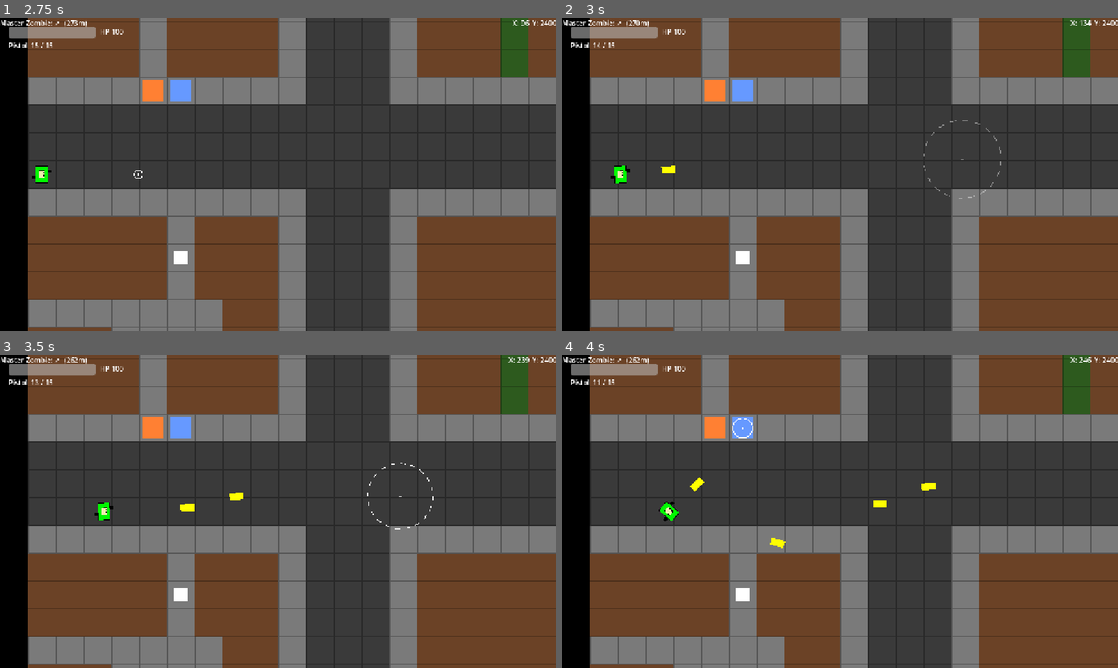
Above: before the commit, frames 1-4 (two rows, left to right).
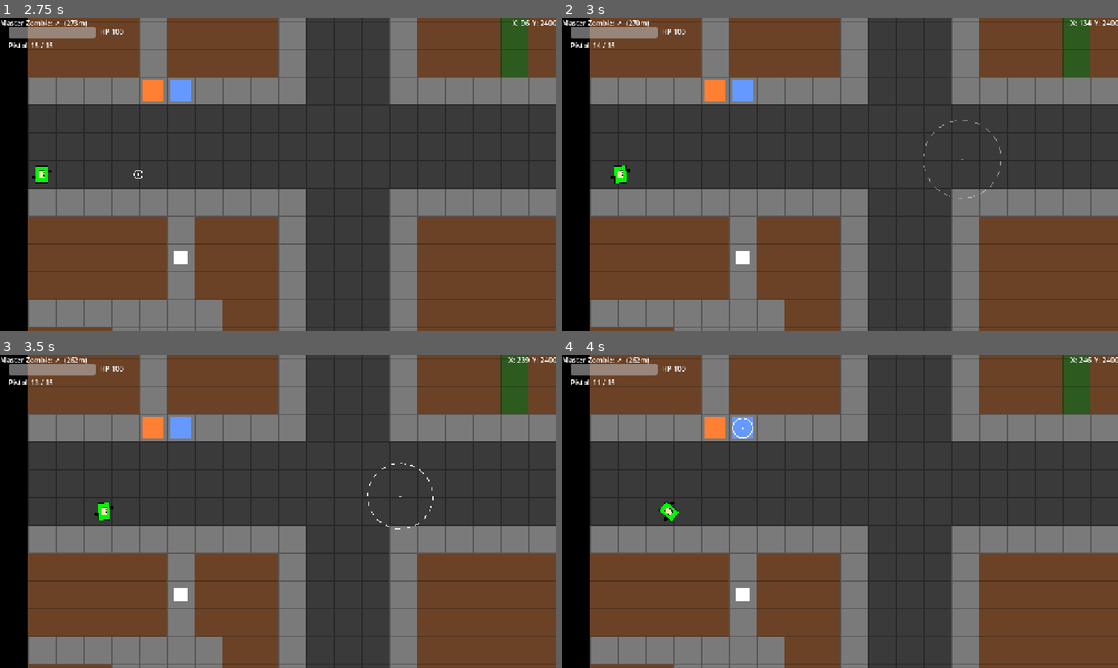
Above: after the commit, the same moments.

Repository: MKBSP/Zombie-game
Game: Godot game, scene res://scenes/ui/main_menu.tscn
The game is run twice, just before and just after one commit, with the same random seed, the same clock (stepped at 60 frames per second) and the same inputs.
Inputs (mouse positions are in pixels of both pictures, inside the frame that each line leads up to):
- Up to frame 1 (2.75 s): click "PLAY" at 0.5 s; click "SINGLE PLAYER" at 1.25 s; click "HUMAN (shooter)" at 2 s
- Up to frame 2 (3 s): tap Enter (ui_accept) at 2.75 s; move the mouse to (962, 158) at 2.77 s; hold D (move_right) from 2.78 s (still down); hold Down (cam_down) from 2.78 s (still down); click (962, 158) at 2.92 s
- Up to frame 3 (3.5 s): keep holding D (move_right); keep holding Down (cam_down); tap Enter (ui_accept) at 3.02 s
- Up to frame 4 (4 s): release D (move_right) at 3.5 s; release Down (cam_down) at 3.5 s; drag from (728, 527) to (739, 426) at 3.52 s

Frame 1 is identical in both runs. In frame 2, less than 0.1% of the frame differs, in the area x 17-21%, y 47-50%; in frame 3, 0.1%; in frame 4, 0.2%, in the area x 23-68%, y 39-62%.
Error after the commit: Parse Error: Identifier "Balance" not declared in the current scope. (res://scenes/bullet/bullet.gd:19)

Commit message:
feat(headshot): center-mass crit damage on zombies (4x, range-scaled)
Co-Authored-By: Claude Opus 4.8 <noreply@anthropic.com>

Diff:
--- a/scenes/bullet/bullet.gd
+++ b/scenes/bullet/bullet.gd
@@ -16,6 +16,7 @@
 	# Simulation (movement, collisions, despawn) is server-only; clients just
 	# render the synced position. Server queue_free despawns replicas too.
 	set_physics_process(multiplayer.is_server())
+	lifetime = Balance.BULLET.lifetime  # damage/speed are set per-weapon by Weapons.fire()
 	if origin == Vector2.ZERO:
 		origin = global_position
 	if multiplayer.is_server():
@@ -40,9 +41,12 @@
 		# Never hit the shooter (bullets spawn near its body)
 		return
 	if body.is_in_group("zombies"):
-		# Deal damage to the zombie
+		# Center-mass crit: 4x when the shot's path threads the zombie's core.
+		var dmg := _damage_for_hit()
+		if AimModel.is_headshot(origin, direction, body.global_position, Balance.HEADSHOT.radius_px):
+			dmg *= Balance.HEADSHOT.mult
 		if body.has_method("take_damage"):
-			body.take_damage(_damage_for_hit())
+			body.take_damage(dmg)
 		queue_free()
 	elif body.is_in_group("npcs"):
 		# Deal damage to the NPC
--- /dev/null
+++ b/scripts/balance.gd
@@ -0,0 +1,108 @@
+extends Node
+
+## ============================================================================
+##  BALANCE — single source of truth for every gameplay tuning value.
+##  Edit a number here, then run. Read elsewhere as e.g. Balance.ZOMBIE.speed.
+##  The visual aim ring and the real bullet spread both pull the same weapon
+##  numbers below, so they always stay coupled.
+##  (Structural things — fog state enums, group names, HUD bar pixel sizes —
+##   intentionally stay in their own files.)
+## ============================================================================
+
+# --- Player ----------------------------------------------------------------
+const SHOOTER := {
+	speed = 210.0,
+	max_hp = 100,
+	contact_dps = 12.0,            # legacy field on the shooter
+	focus_time = 5.0,             # seconds of held still-aim for full focus
+	aim_shrink_tau = 0.3,         # ring shrink easing time constant
+	pistol_dmg_ref = 35.0,        # damage unit used to scale recoil recovery
+	injured_hp_frac = 0.5,        # below this fraction of max hp -> "badly hurt"
+	recoil_initial = 0.5,         # spread debuff added on each shot
+	recoil_recover_factor = 2.0,  # seconds-per-damage-unit to recover recoil
+	debuff_running = 0.20,        # aim spread while moving
+	debuff_hurt = 0.40,           # aim spread below injured_hp_frac hp
+	debuff_injured = 0.20,        # aim spread when below max hp but not badly hurt
+}
+
+# --- Zombies (variant chosen by group in zombie.gd) ------------------------
+const ZOMBIE := { speed = 85.0,  max_hp = 150, contact_dps = 12.0, vision = 2, contact_px = 38.0, scale = 1.0 }
+const FAST   := { speed = 150.0, max_hp = 150, contact_dps = 18.0, vision = 2, contact_px = 38.0, scale = 1.0 }
+const FAT    := { speed = 76.5,  max_hp = 750, contact_dps = 60.0, vision = 2, contact_px = 38.0, scale = 1.5 }
+const MASTER := { speed = 60.0,  max_hp = 450, contact_dps = 12.0, vision = 3, contact_px = 48.0, scale = 1.8 }
+
+# --- NPC -------------------------------------------------------------------
+const NPC := {
+	speed = 189.0,            # 10% slower than the shooter
+	max_hp = 50,
+	hide_min = 10.0,
+	hide_max = 20.0,
+	hide_radius = 12,         # tiles searched for the next hiding spot
+	convert_duration = 5.0,
+	follow_distance = 64.0,   # 1 tile behind the shooter
+	follow_deadzone = 12.0,
+	aim_jitter = 0.25,        # ~14 degrees of armed-NPC sloppiness
+	vision_px = 384.0,        # 6 tiles
+	muzzle_offset = 40.0,     # spawn bullets past the NPC's own body
+}
+
+# --- Bullet (per-weapon values below override damage/speed on spawn) --------
+const BULLET := { speed = 600.0, damage = 35.0, lifetime = 1.8 }
+
+# --- Weapons ---------------------------------------------------------------
+# aim_base / aim_max = ring radius as a fraction of gun->cursor distance
+# (no debuff / full debuff). optimal_range_px..zero_range_px = damage falloff.
+const PISTOL := {
+	display_name = "Pistol", damage = 35.0, cooldown = 0.28, mag_size = 15,
+	reload_time = 3.0, pellets = 1, bullet_speed = 600.0, is_special = false, total_ammo = 0,
+	aim_base = 0.1, aim_max = 0.30, focus_min_scale = 0.7,
+	optimal_range_px = 640.0, zero_range_px = 800.0,
+}
+const RIFLE := {
+	display_name = "Rifle", damage = 87.5, cooldown = 0.0, mag_size = 1,
+	reload_time = 3.0, pellets = 1, bullet_speed = 750.0, is_special = true, total_ammo = 10,
+	aim_base = 0.02, aim_max = 0.15, focus_min_scale = 0.50,
+	optimal_range_px = 1024.0, zero_range_px = 1184.0,
+}
+const SHOTGUN := {
+	display_name = "Shotgun", damage = 28.0, cooldown = 0.0, mag_size = 2,
+	reload_time = 3.0, pellets = 5, bullet_speed = 600.0, is_special = true, total_ammo = 8,
+	aim_base = 0.2, aim_max = 0.3, focus_min_scale = 0.9,
+	optimal_range_px = 320.0, zero_range_px = 480.0,
+}
+
+# --- Headshots (Phase 2) ---------------------------------------------------
+const HEADSHOT := {
+	radius_px = 5.0,   # center crit zone radius, same on every zombie
+	mult = 4.0,        # crit damage multiplier (x the range-adjusted damage)
+}
+
+# --- Merging ---------------------------------------------------------------
+const MERGE := {
+	touch_distance = 30.0,         # px apart before zombies lock in
+	lock_seconds_per_zombie = 2.0, # lock duration scales with merge size
+}
+
+# --- World -----------------------------------------------------------------
+const WORLD := { npc_count = 5, fog_enabled = false }
+
+# --- Aim cursor / shared aim math ------------------------------------------
+const AIM := {
+	min_opacity = 0.22,   # faintest the ring ever gets (never fully vanishes)
+	tile = 64.0,
+}
+
+# --- Fog: shooter flashlight cone ------------------------------------------
+const FOG_SHOOTER := {
+	grid_w = 47, grid_h = 47,
+	cone_depth = 5,           # tiles forward
+	cone_half_width = 1.5,    # tiles at the far end
+	dim_radius = 1,           # tiles dimly lit around the shooter
+	vis_fog = 0.0, vis_dim = 0.5, vis_full = 1.0,
+}
+
+# --- Fog: zombie-controller explored map -----------------------------------
+const FOG_ZC := {
+	grid_w = 47, grid_h = 47,
+	vis_unexplored = 0.0, vis_explored = 0.35, vis_visible = 1.0,
+}
